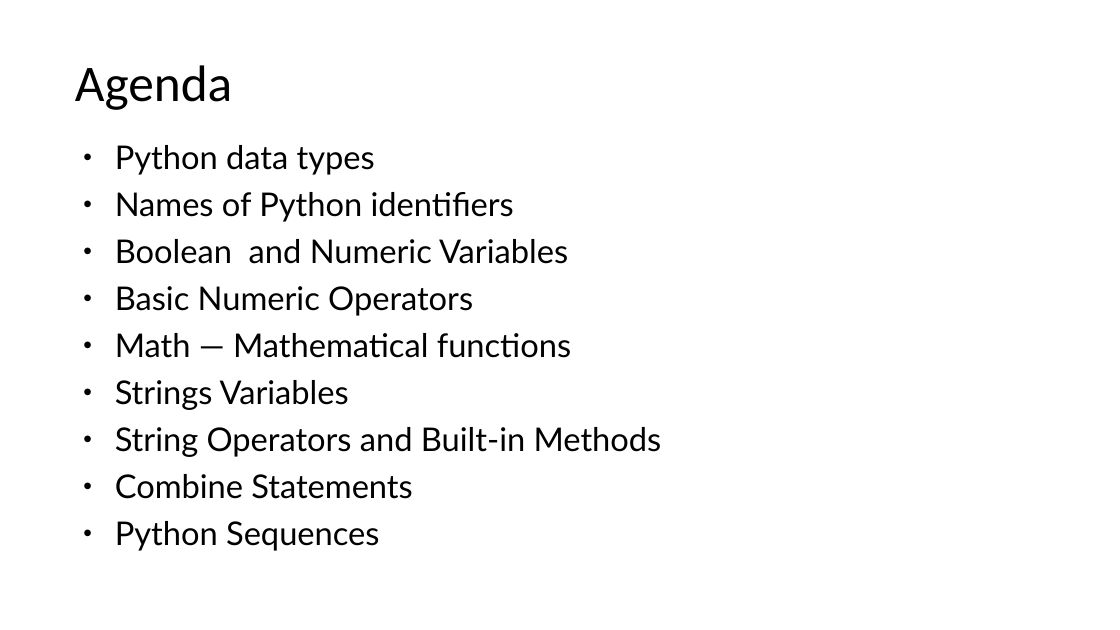
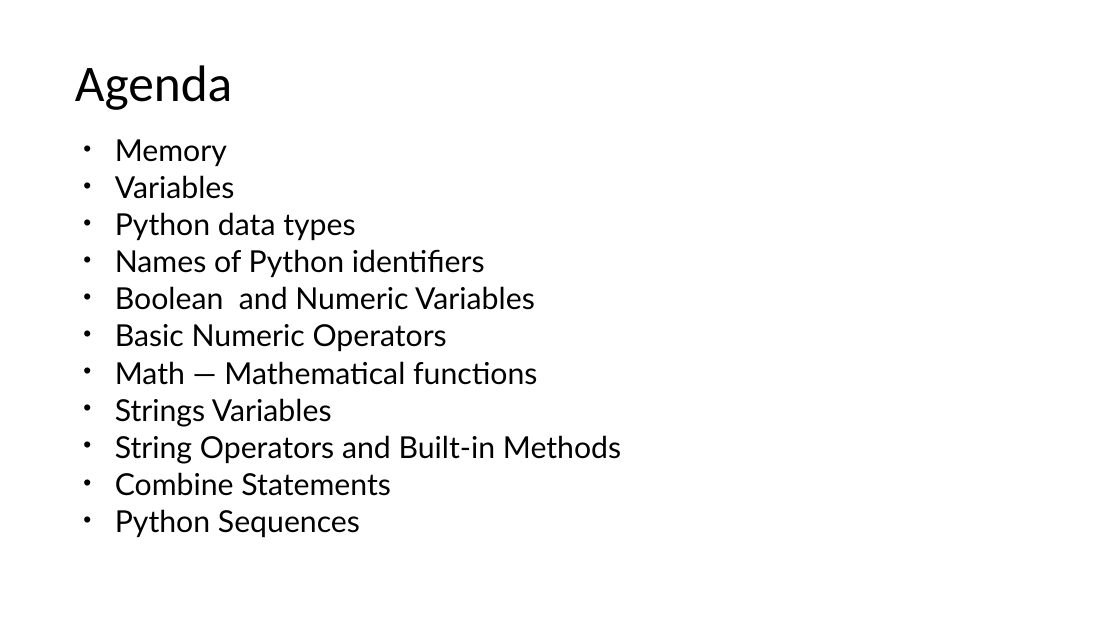
Before and after one commit to Spax04/PythonCourse, a slide deck: slide 2 of basic_new/Module 02 - Python basic types.pptx. Drawn at 1120x630 pixels with LibreOffice and Linux fonts; fonts in the diff are those of the drawing. Boxes give left, top, right and bottom in pixels: in the first picture for what was removed or moved away, otherwise in the second. Text is boxed around its words. In the diff, an @@ line names an element or a change of style, - is before the commit and + after.

Commit message:
basic_new added diagrams. JSON converter and more infor in MODULE 2

```diff
--- a/basic_new/Module 02 - Python basic types.pptx
+++ b/basic_new/Module 02 - Python basic types.pptx
@@ text at [115,139,235,199]: paragraphs added @@
+• Memory
+• Variables
@@ text at [115,212,621,537]: size 28 to 25.9 pt; line spacing 0.9 to 0.7 @@
```
Also in this commit, not shown: 4 other slides changed, 8 slides added, 1 slide removed, 10 other files.
